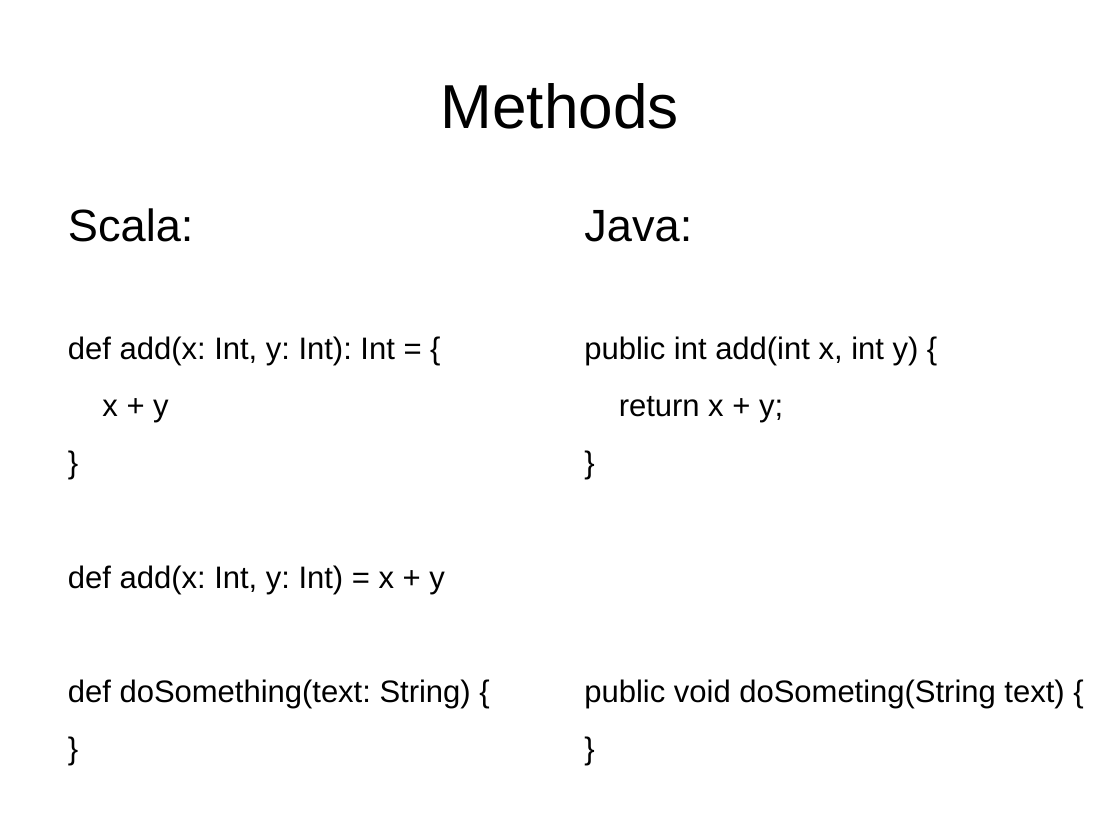
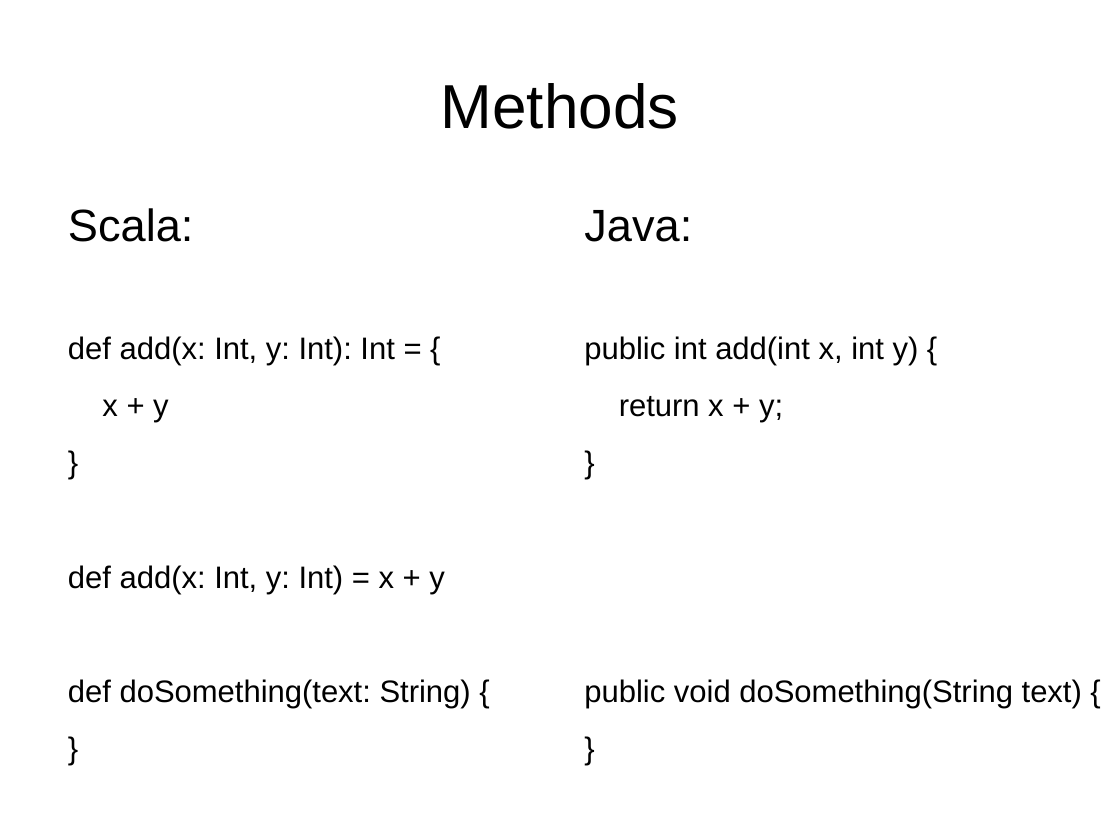
Before and after one commit to kaesler/ScalaTalk, a slide deck: slide 26 of my_slides/ScalaTalk.odp. Drawn at 1120x840 pixels with LibreOffice and Linux fonts; fonts in the diff are those of the drawing; background and template pictures are left out. Boxes give left, top, right and bottom in pixels: in the first picture for what was removed or moved away, otherwise in the second. Text is boxed around its words. In the diff, an @@ line names an element or a change of style, - is before the commit and + after.

```diff
--- a/my_slides/ScalaTalk.odp
+++ b/my_slides/ScalaTalk.odp
@@ text at bbox=[584, 679, 1082, 708]: text changed @@
-public void doSometing(String text) {
+public void doSomething(String text) {
```
Also in this commit, not shown: 9 other slides changed, 5 slides added, 1 slide removed.
